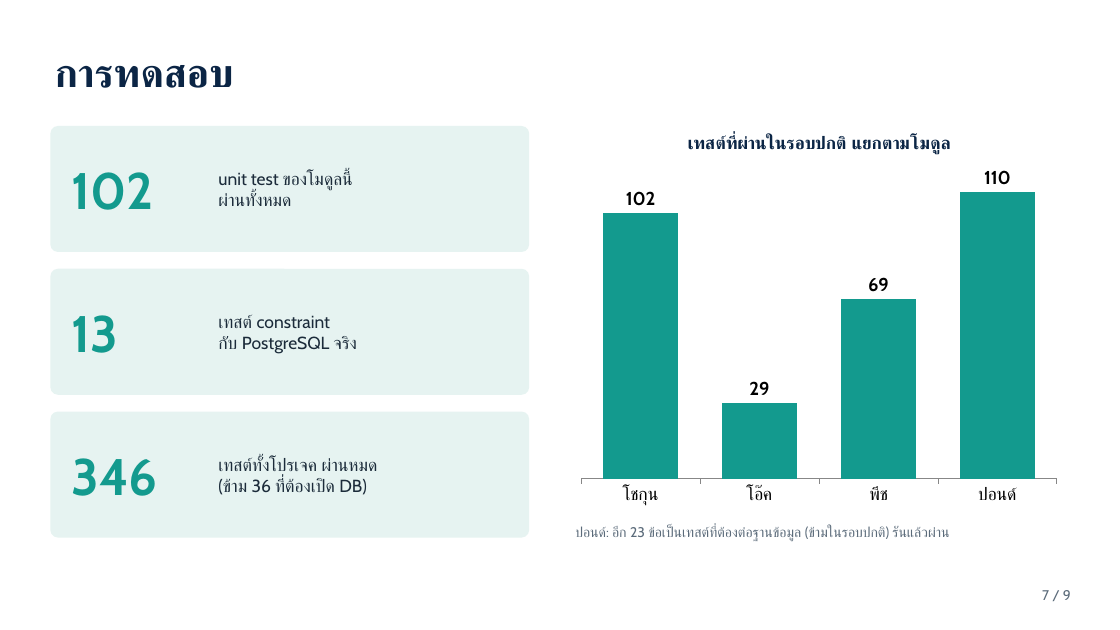
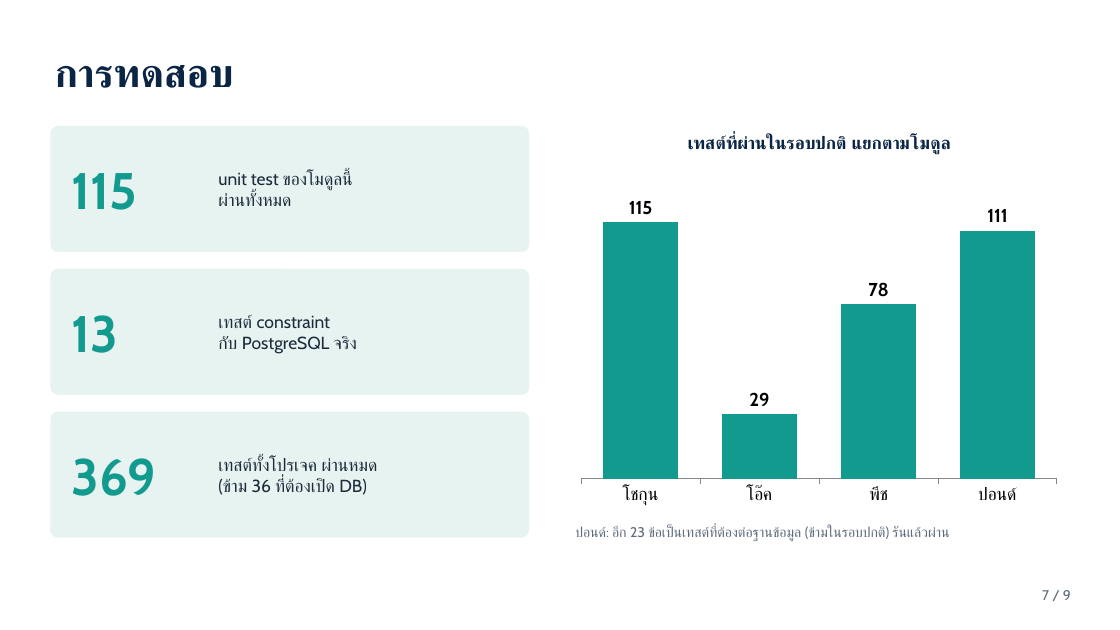
Before and after one commit to Oakiez/Laundry-Hub, a slide deck: slide 7 of doc/slide/shogun-payment-notification.pptx. Drawn at 1120x630 pixels with LibreOffice and Linux fonts; fonts in the diff are those of the drawing. Boxes give left, top, right and bottom in pixels: in the first picture for what was removed or moved away, otherwise in the second. Text is boxed around its words. In the diff, an @@ line names an element or a change of style, - is before the commit and + after.

```diff
--- a/doc/slide/shogun-payment-notification.pptx
+++ b/doc/slide/shogun-payment-notification.pptx
@@ column chart at [571,118,1067,513] @@
@@ Series 1, โชกุน: 102 to 115 @@
@@ Series 1, พีช: 69 to 78 @@
@@ Series 1, ปอนด์: 110 to 111 @@
@@ text at [71,173,136,210]: text changed @@
-102
+115
@@ text at [71,458,156,496]: text changed @@
-346
+369
```
Also in this commit, not shown: 2 other slides changed, 4 other files.
